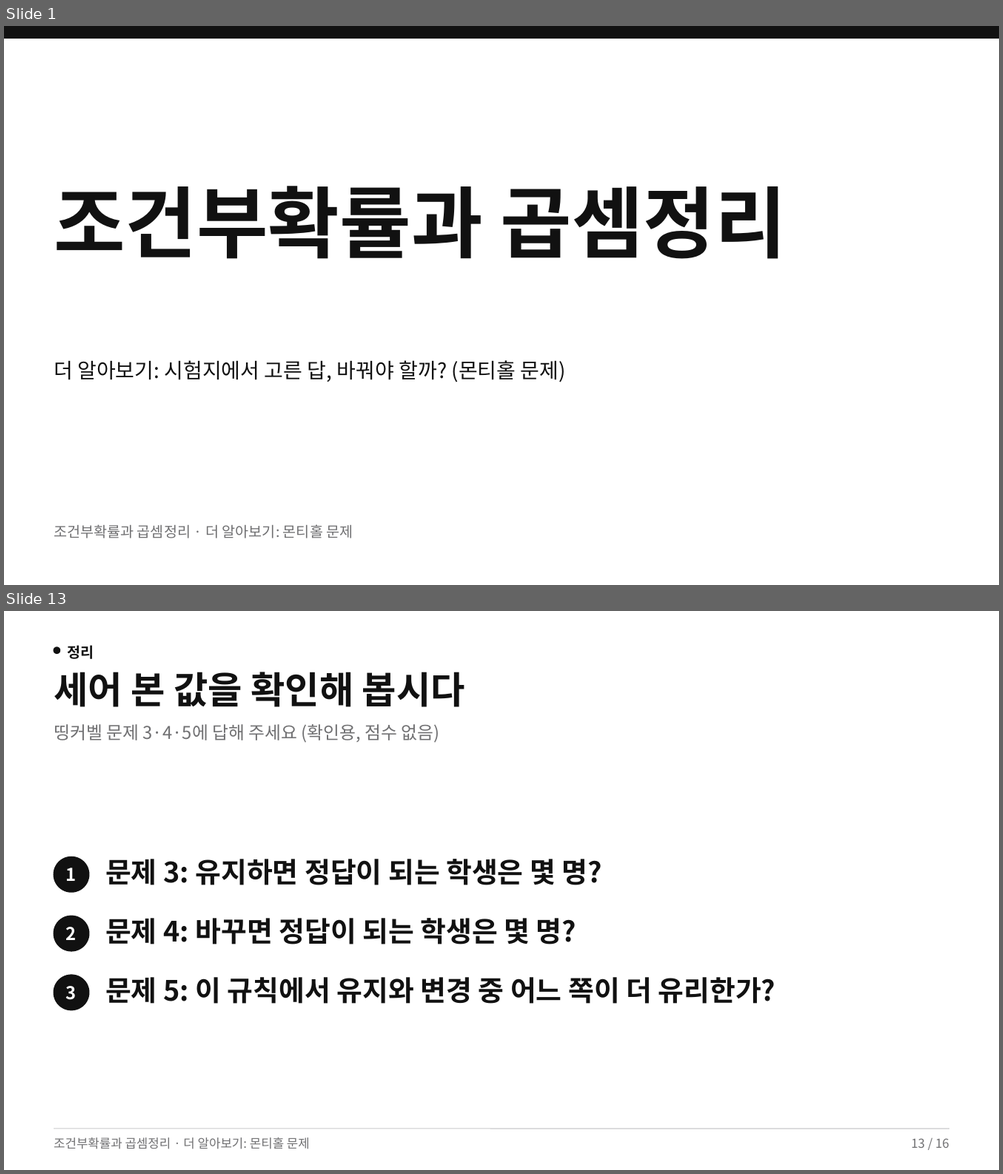
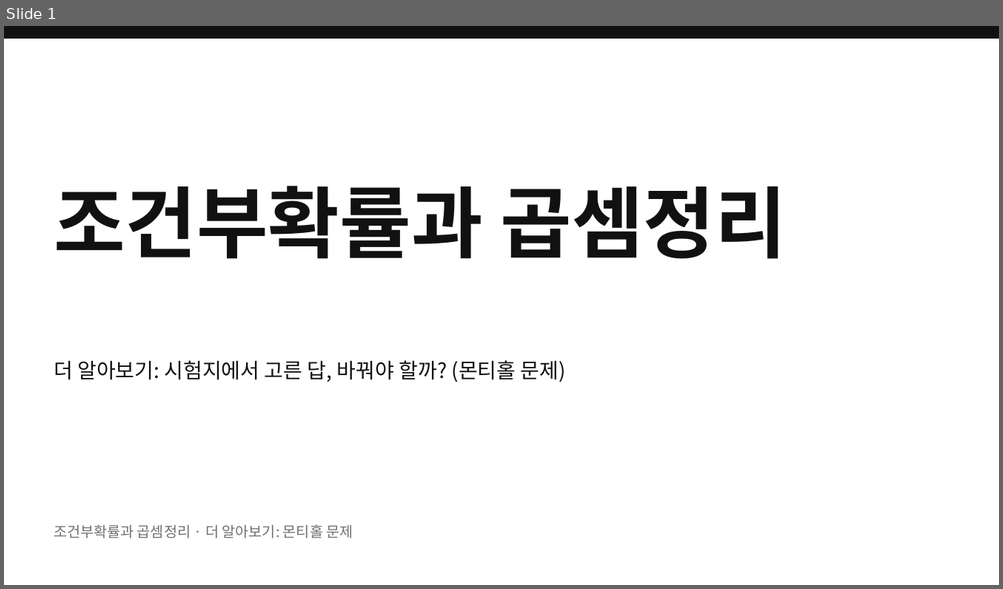
Before and after one commit to yestar02/ms-b4af2784, a slide deck: slides.pptx. Shown one above the other, each under a label of ours: slides 1 and 13 before the commit, slide 1 after it; the slides between them are not shown. The pictures are 1003x1174 and 1003x589 pixels, drawn with LibreOffice and Linux fonts; fonts in the diff are those of the drawing. Boxes give left, top, right and bottom in pixels: in the first picture for what was removed or moved away, otherwise in the second. Text is boxed around its words. In the diff, an @@ line names an element or a change of style, - is before the commit and + after.

Commit message:
격자 삭제, 퀴즈로 변경

```diff
--- a/slides.pptx
+++ b/slides.pptx
@@ slide 13 removed at bbox=[4, 611, 999, 1170], background #FFFFFF @@
@@ ellipse removed at bbox=[54, 647, 60, 653] @@
@@ text removed at bbox=[67, 645, 94, 659] @@
-정리
@@ text removed at bbox=[54, 672, 465, 707] @@
-세어 본 값을 확인해 봅시다
@@ text removed at bbox=[54, 724, 440, 743] @@
-띵커벨 문제 3·4·5에 답해 주세요 (확인용, 점수 없음)
@@ ellipse removed at bbox=[54, 857, 89, 892] @@
@@ text removed at bbox=[66, 868, 77, 881] @@
-1
@@ text removed at bbox=[105, 859, 602, 886] @@
-문제 3: 유지하면 정답이 되는 학생은 몇 명?
@@ ellipse removed at bbox=[54, 916, 89, 951] @@
@@ text removed at bbox=[105, 918, 576, 945] @@
-문제 4: 바꾸면 정답이 되는 학생은 몇 명?
@@ text removed at bbox=[66, 927, 77, 940] @@
-2
@@ ellipse removed at bbox=[54, 975, 89, 1010] @@
@@ text removed at bbox=[66, 986, 77, 1000] @@
-3
@@ text removed at bbox=[105, 977, 775, 1004] @@
-문제 5: 이 규칙에서 유지와 변경 중 어느 쪽이 더 유리한가?
@@ text removed at bbox=[54, 1138, 310, 1150] @@
-조건부확률과 곱셈정리 · 더 알아보기: 몬티홀 문제
@@ line removed from (54, 1129) to (949, 1129) @@
@@ text removed at bbox=[910, 1139, 949, 1148] @@
-13 / 16
```
Also in this commit, not shown: 13 slides changed, 1 slide added, 1 other slide removed, 1 other file.
